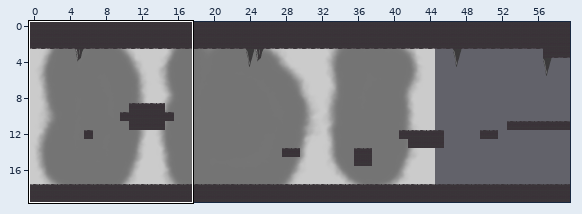
Tiled map: data/map/leveltwo.tmx. The picture above shows the old version from afar; the outline marks the close-up.
Close-up. Before the commit:
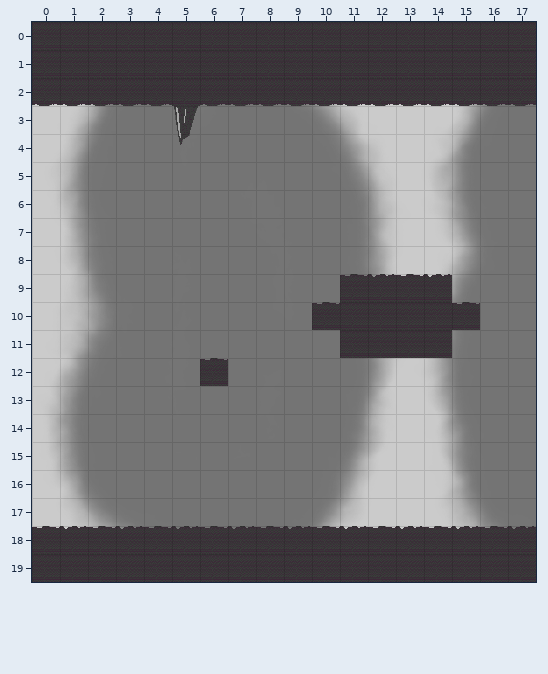
Cells are 32x32 px. Shown: x 0..17, y 0..19. The commit also changed other parts of the map, which this record leaves out.
The same view after the edit:
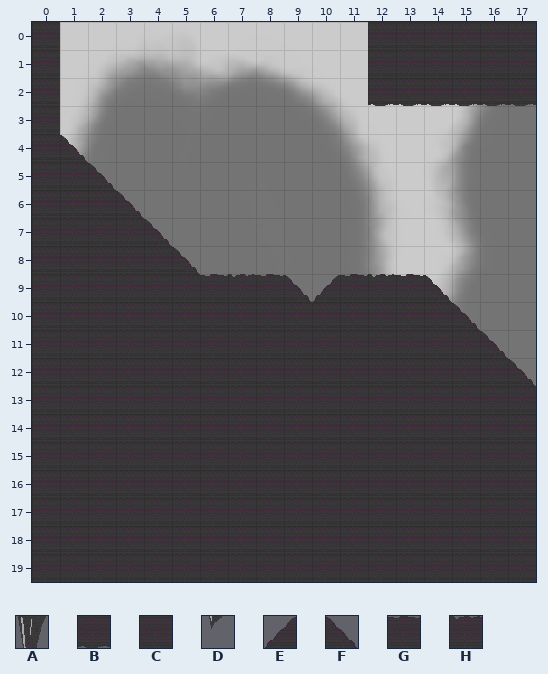
Key: from "tiles": A 10, B 11, C 12, D 15, E 22, F 23, G 25, H 26.
_ is an empty cell.
Tiles replaced or removed in this view: A, B, C, D, G, H.
Edits made:
Changed rows in their new state; . is an unchanged cell.
Layer "ground":
first column x 0:
 0 .___________......
 1 .___________......
 2 C___________......
 3 C...._............
 4 CF..._............
 5 CCF...............
 6 CCCF..............
 7 CCCCF.............
 8 CCCCCF............
 9 CCCCCCGHGFE...F...
10 CCCCCCCCCCC....F..
11 CCCCCCCCCCC....CF.
12 CCCCCCCCCCCCCCCCCF
13 CCCCCCCCCCCCCCCCCC
14 CCCCCCCCCCCCCCCCCC
15 CCCCCCCCCCCCCCCCCC
16 CCCCCCCCCCCCCCCCCC
17 CCCCCCCCCCCCCCCCCC
18 CCCCCCCCCCCCCCCCCC
